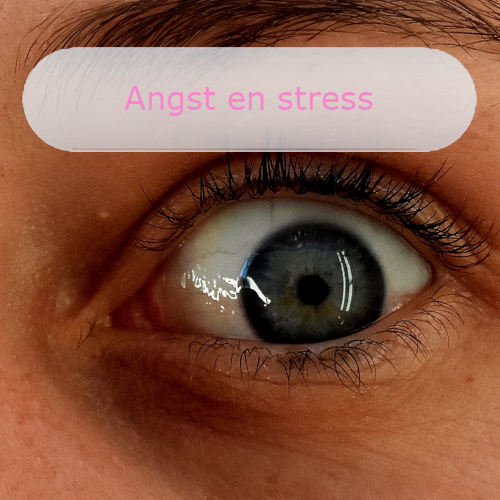
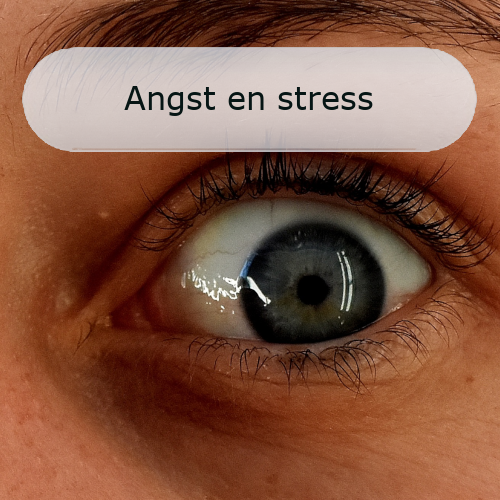
The second 500 x 500 image is a revision of the first. Changes to its layers:
painted on "Angst en stress" over [124, 86, 373, 116]
